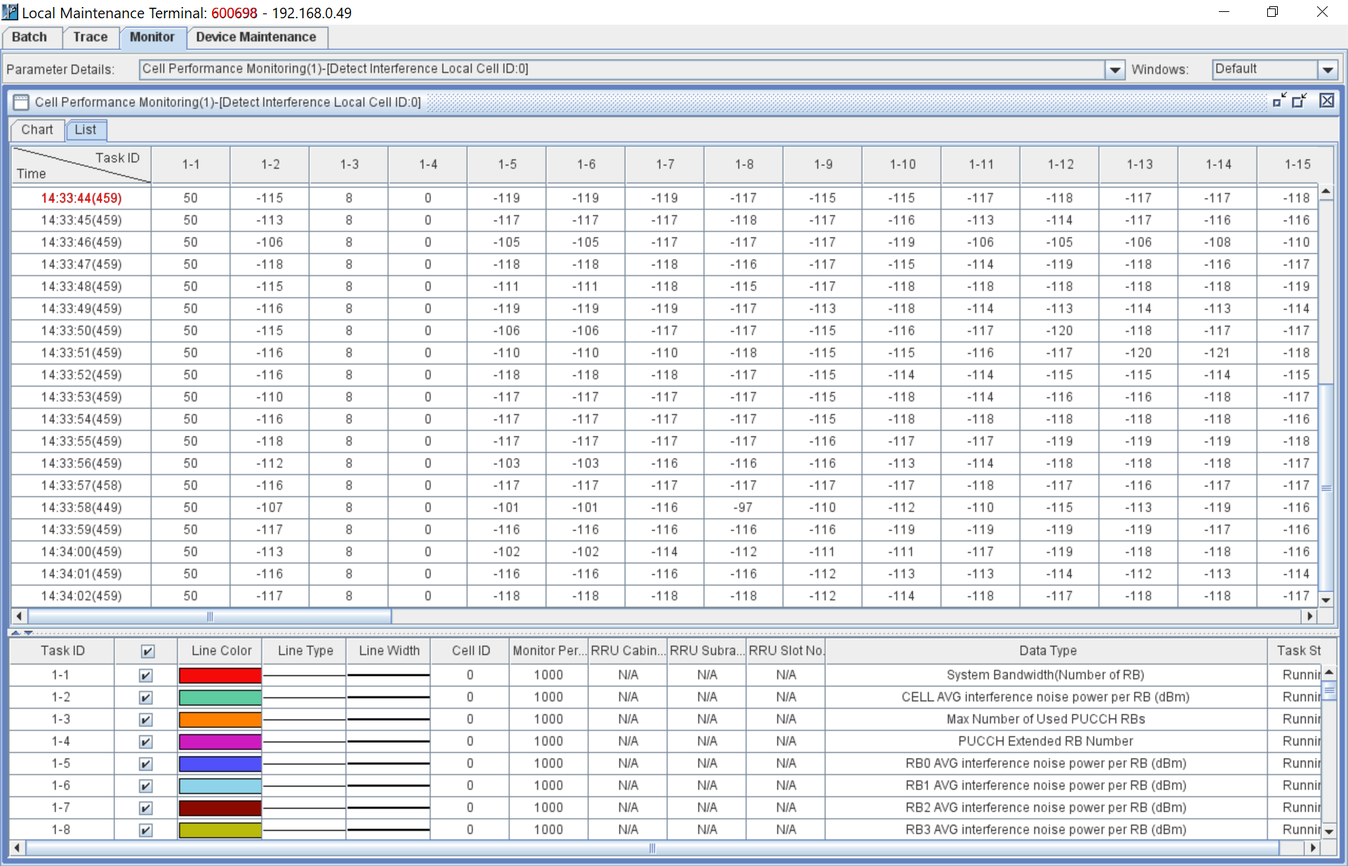
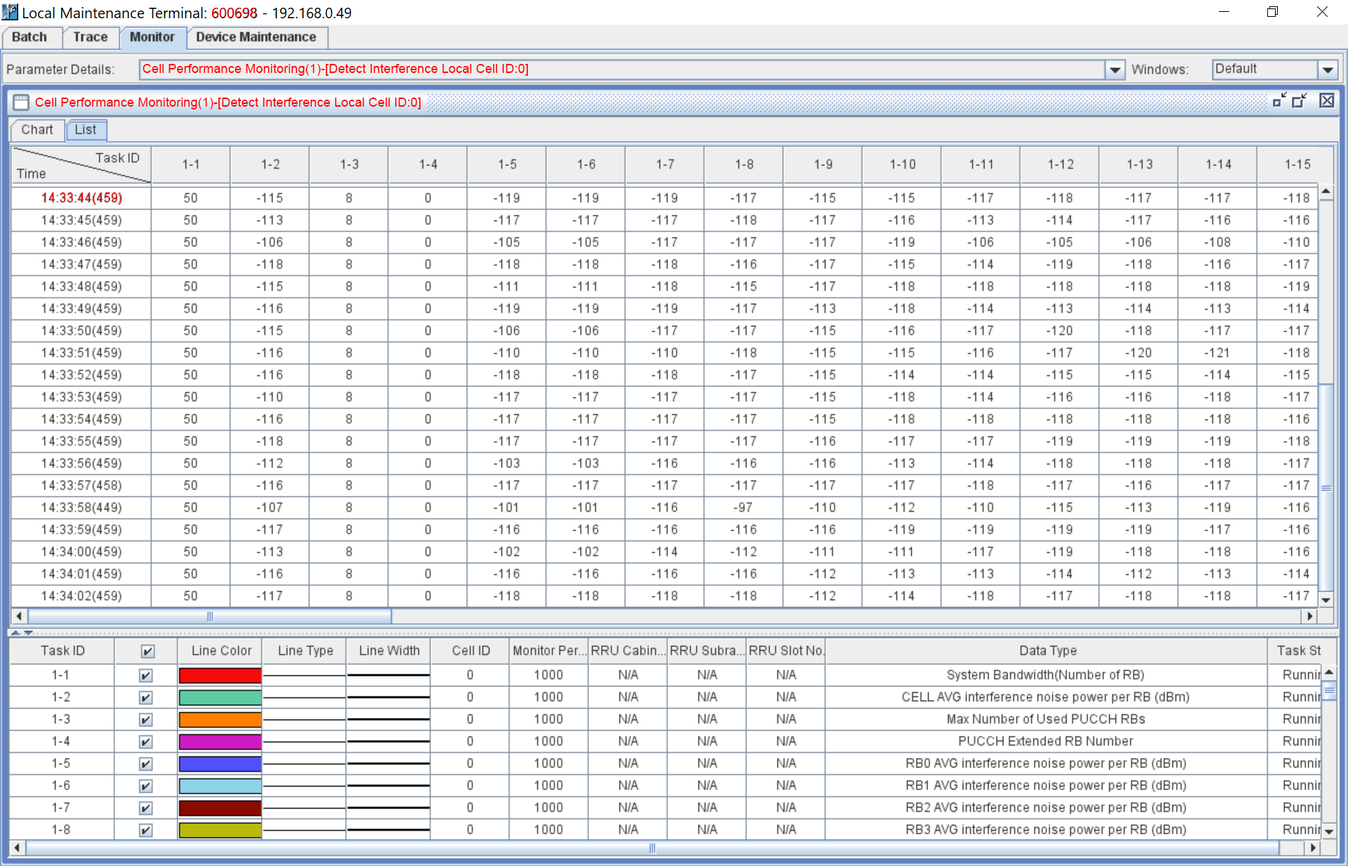
Before/after of a 1348×866 layered artwork. What changed in the layer stack:
added layer "details 1" above "details 2" over [142, 63, 528, 76]
added layer "details 2" above "14:33:44(459)" over [35, 97, 421, 110]
painted on "14:33:44(459)" over [42, 192, 123, 206]
added layer "Layer 1" above "Layer 2" over [35, 96, 421, 110]
added layer "Layer 2" above "rtwp" over [142, 63, 528, 76]
